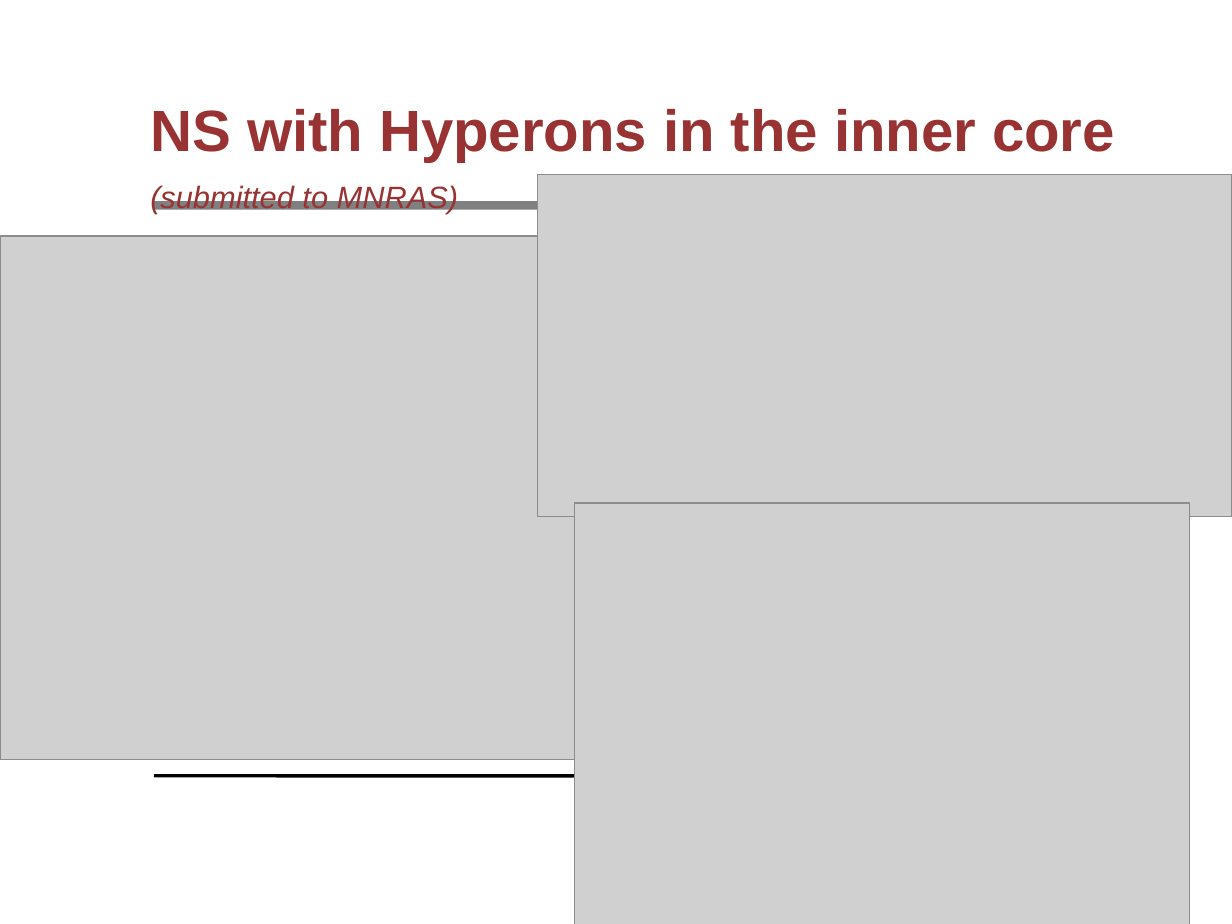
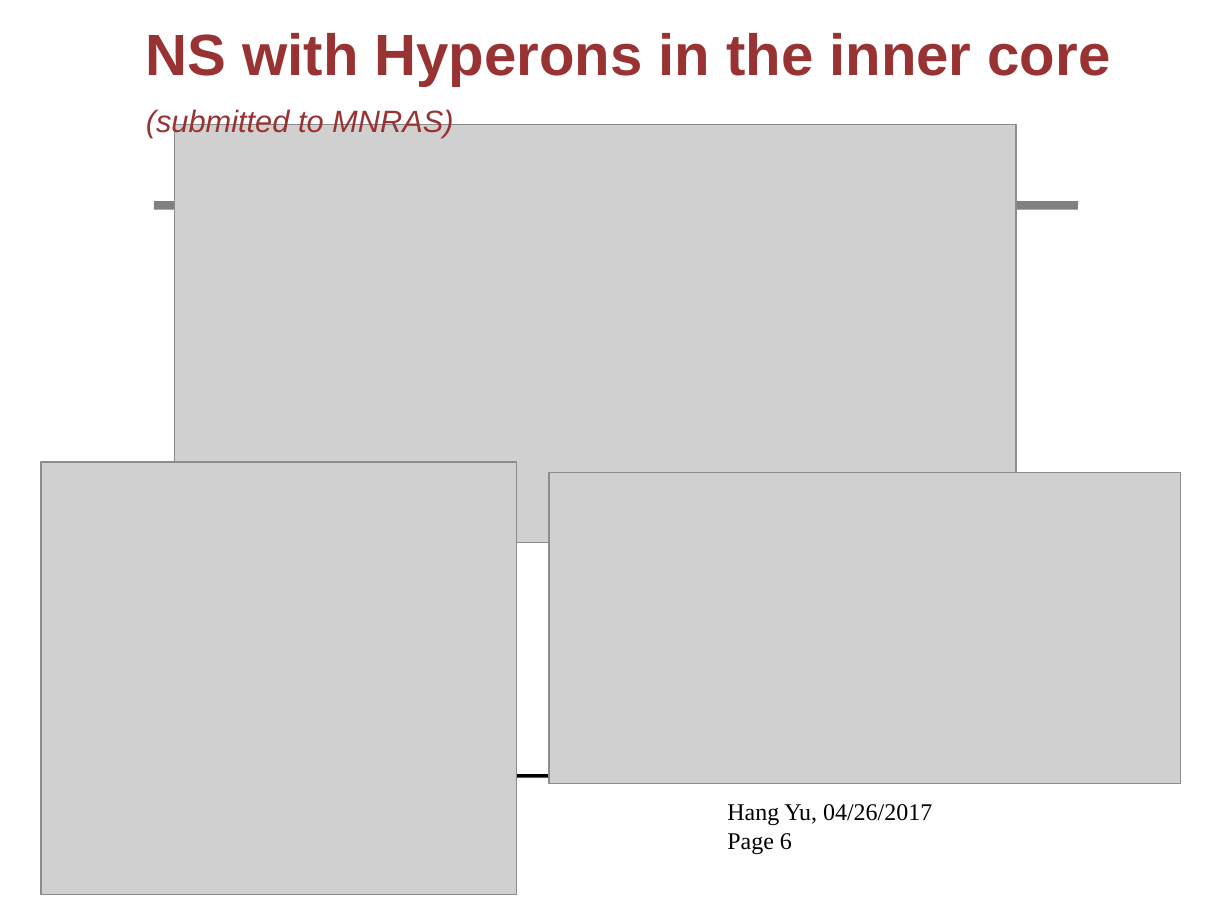
Before and after one commit to hangyu45/HangYuThesis, a slide deck: slide 6 of proposal/thesisproposal.pptx (slide 8 before the commit). Drawn at 1232x924 pixels with LibreOffice and Linux fonts; fonts in the diff are those of the drawing; grey boxes stand for pictures; background and template pictures are left out. Boxes give left, top, right and bottom in pixels: in the first picture for what was removed or moved away, otherwise in the second. Text is boxed around its words. In the diff, an @@ line names an element or a change of style, - is before the commit and + after.

```diff
--- a/proposal/thesisproposal.pptx
+++ b/proposal/thesisproposal.pptx
@@ title "NS with Hyperons in the ...": place and size @@
-title "NS with Hyperons in the ..." at <box>150,109,1115,213</box>
+title "NS with Hyperons in the ..." at <box>146,33,1111,137</box>
@@ picture added at <box>175,124,1016,542</box> @@
@@ picture: place and size @@
-picture at <box>0,237,575,760</box>
+picture at <box>41,462,516,894</box>
@@ picture: place and size @@
-picture at <box>537,175,1232,517</box>
+picture at <box>549,472,1181,784</box>
@@ picture removed at <box>575,503,1190,924</box> @@
@@ text added at <box>727,804,932,854</box>, 14 pt, text #000000 @@
+Hang Yu, 04/26/2017
+Page 6
```
Also in this commit, not shown: 7 other slides changed, 2 slides added, 1 other file.
